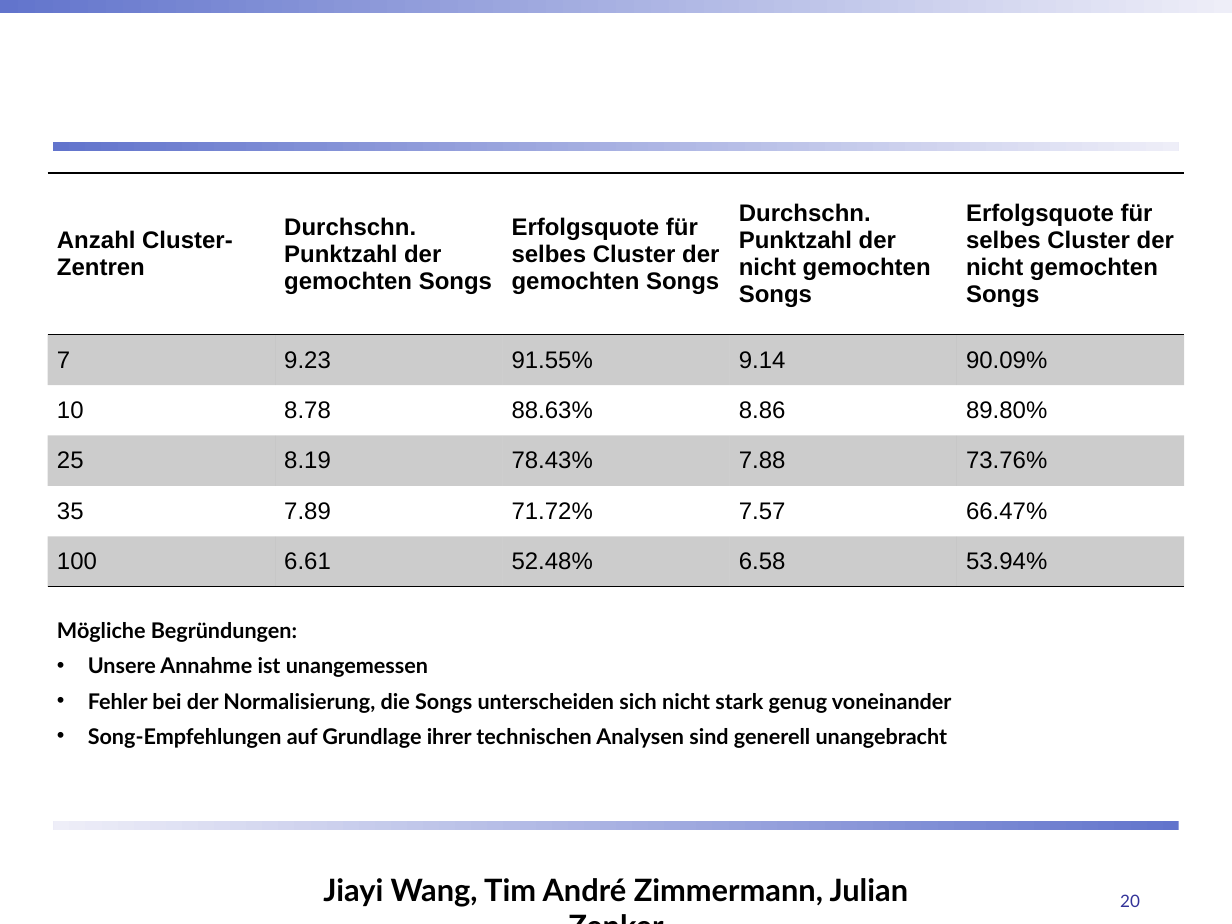
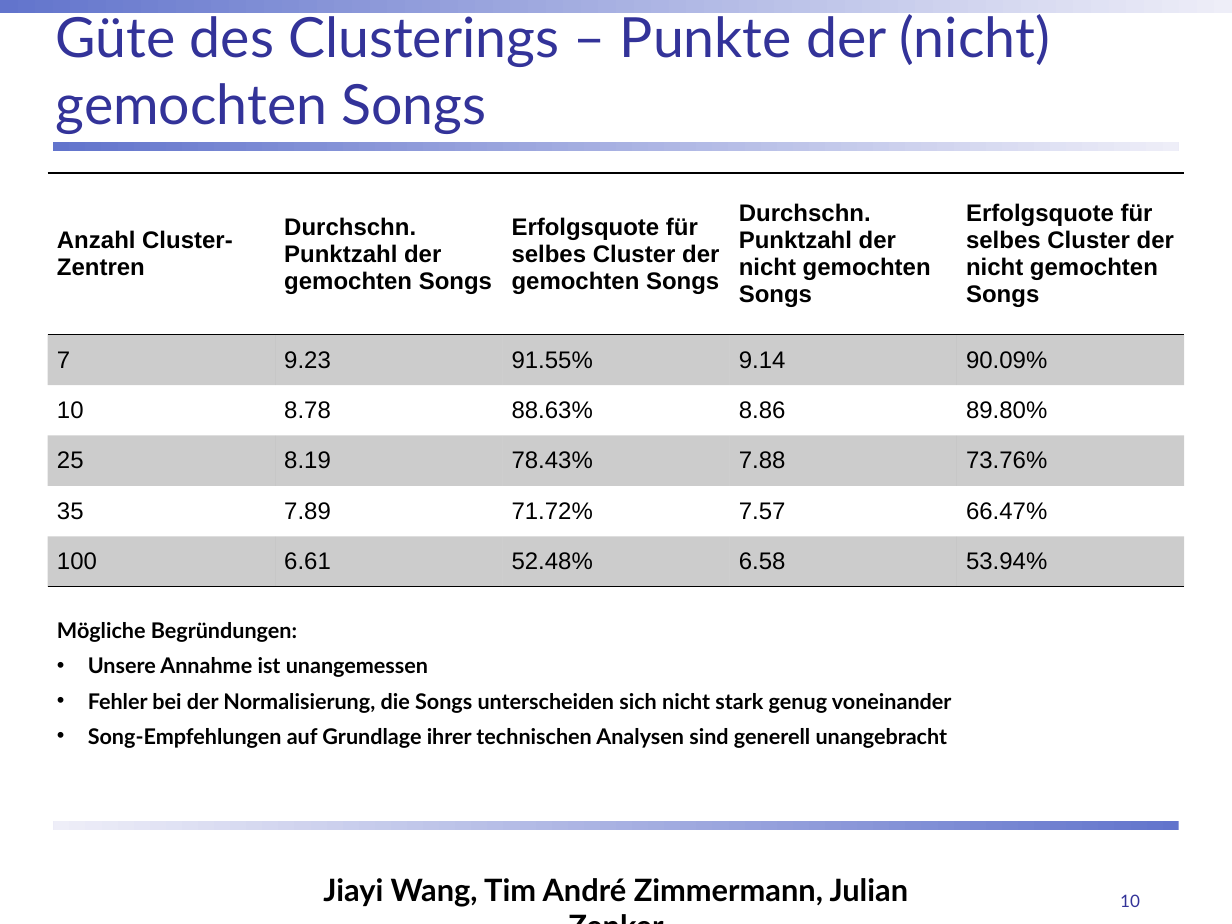
Before and after one commit to ChulioZ/music-recommender, a slide deck: slide 10 of Abschlusspräsentation.pptx (slide 20 before the commit). Drawn at 1232x924 pixels with LibreOffice and Linux fonts; fonts in the diff are those of the drawing; background and template pictures are left out. Boxes give left, top, right and bottom in pixels: in the first picture for what was removed or moved away, otherwise in the second. Text is boxed around its words. In the diff, an @@ line names an element or a change of style, - is before the commit and + after.

```diff
--- a/Abschlusspräsentation.pptx
+++ b/Abschlusspräsentation.pptx
@@ title added at [56, 9, 1050, 134], 32.4 pt, text #333399 @@
+Güte des Clusterings – Punkte der (nicht) gemochten Songs
@@ page number at [1120, 894, 1140, 907]: text changed @@
-20
+10
```
Also in this commit, not shown: 10 other slides changed, 1 slide added, 9 slides removed.
